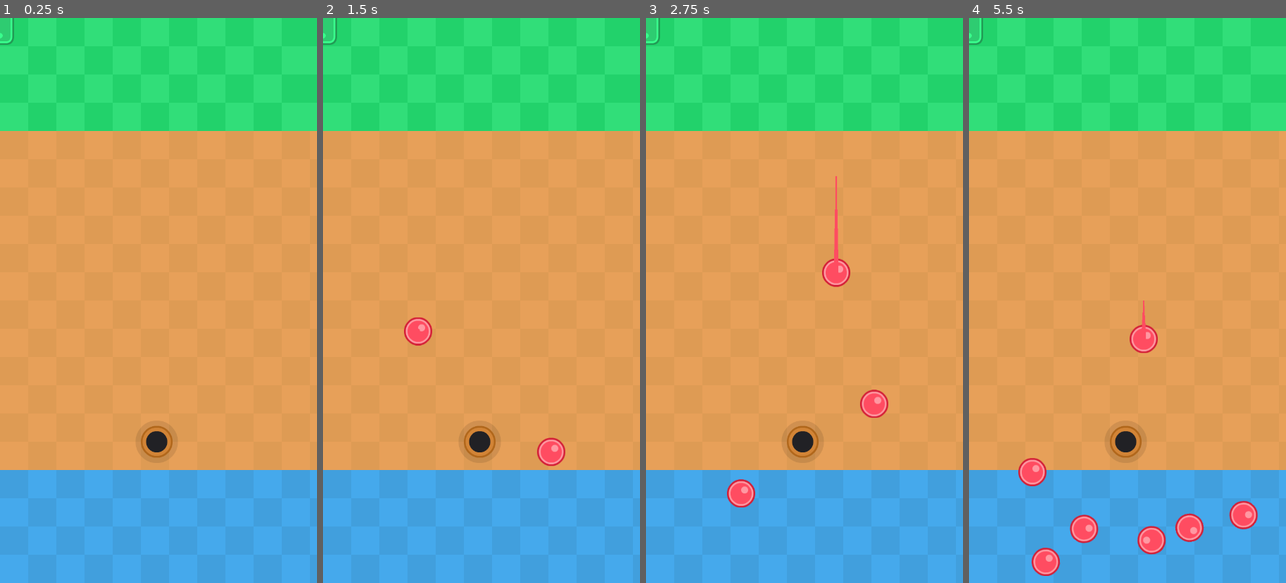
Above: before the commit, frames 1-4 (left to right).
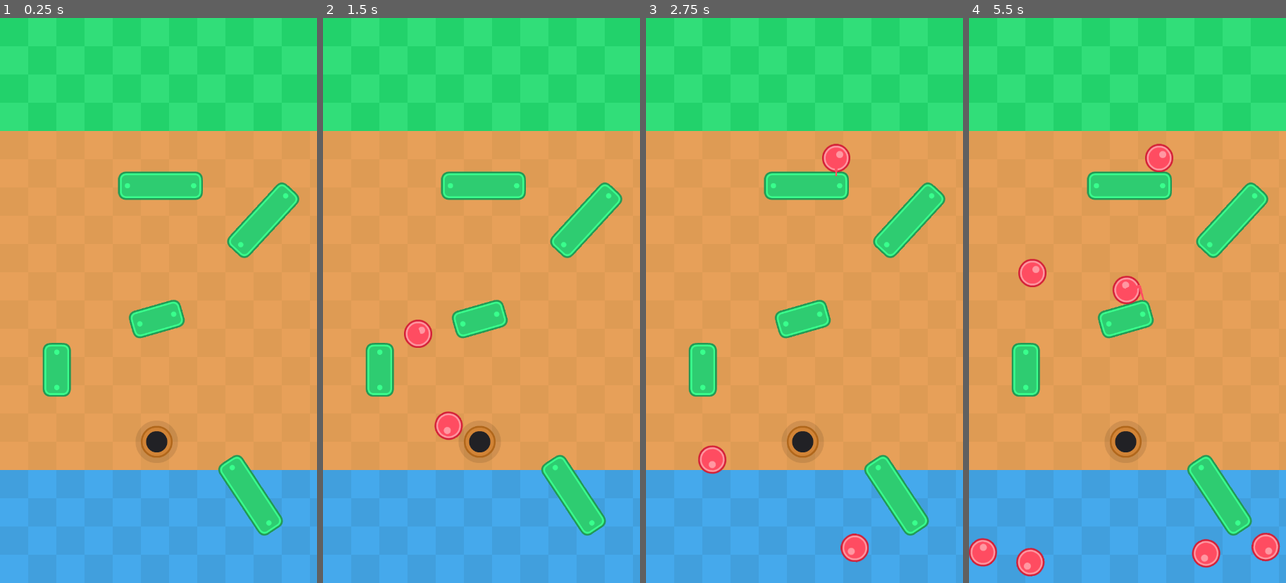
Above: after the commit, the same moments.

Repository: DaydreamerSY/Drop-d-Ball
Game: Godot game, scene res://Main.tscn
The game is run twice, just before and just after one commit, with the same random seed, the same clock (stepped at 60 frames per second) and the same inputs.
Inputs (mouse positions are in pixels of both pictures, inside the frame that each line leads up to):
- Up to frame 1 (0.25 s): no input
- Up to frame 2 (1.5 s): tap Enter at 0.5 s; move the mouse to (551, 272) at 0.52 s; press the mouse at (551, 272) at 0.53 s; move the mouse to (418, 328) at 1.27 s; release the mouse at (418, 328) at 1.28 s; click (418, 328) at 1.35 s
- Up to frame 3 (2.75 s): move the mouse to (836, 176) at 2.02 s; press the mouse at (836, 176) at 2.03 s
- Up to frame 4 (5.5 s): move the mouse to (1111, 413) at 2.77 s; release the mouse at (1111, 413) at 2.78 s; click (1111, 413) at 2.85 s; move the mouse to (1222, 385) at 3.52 s; press the mouse at (1222, 385) at 3.53 s; move the mouse to (1032, 215) at 4.27 s; release the mouse at (1032, 215) at 4.28 s; click (1032, 215) at 4.35 s; move the mouse to (1143, 300) at 5.02 s; press the mouse at (1143, 300) at 5.03 s

The runs differ from the first frame. In frame 1, 5.8% of the frame differs, in the area x 0-95%, y 0-92%; in frame 2, 6.6%; in frame 3, 8.0%; in frame 4, 10%, in the area x 0-99%, y 0-99%.
Error before the commit: Invalid access to property or key 'rotation_degrees' on a base object of type 'null instance'. (res://Scripts/LevelMananger.gd:68)

Commit message:
update Level Design tool

Diff:
--- a/Main.tscn
+++ b/Main.tscn
@@ -7,7 +7,8 @@
 [ext_resource type="Script" path="res://Goal.gd" id="5_ro0li"]
 [ext_resource type="Texture2D" uid="uid://c56kosltirdaj" path="res://Assets/Retina/background_green.png" id="5_ugb3u"]
 [ext_resource type="PackedScene" uid="uid://clw4b1va66fjh" path="res://Scenes/Ball.tscn" id="6_1gf0n"]
-[ext_resource type="PackedScene" uid="uid://coke84qugsdct" path="res://Scenes/Bars/Wall1x2.tscn" id="6_7nhkw"]
+[ext_resource type="PackedScene" uid="uid://coke84qugsdct" path="res://Scenes/Walls/Wall1x2.tscn" id="6_7nhkw"]
+[ext_resource type="PackedScene" uid="uid://clxsmqy4tjd1l" path="res://Scenes/Walls/Wall1x3.tscn" id="9_7t7hc"]
 
 [sub_resource type="TileSetAtlasSource" id="TileSetAtlasSource_rummi"]
 texture = ExtResource("1_eprcj")
@@ -48,18 +49,61 @@
 [sub_resource type="CircleShape2D" id="CircleShape2D_mvehc"]
 radius = 24.0208
 
-[node name="Level" type="Node2D" node_paths=PackedStringArray("rotate_list")]
+[node name="Level" type="Node2D"]
 script = ExtResource("1_s65b2")
 ball_scene = ExtResource("6_1gf0n")
-rotate_list = [null]
-test_array = Array[Dictionary]([{
-"Moving": "-------",
-"Rotate": "-------",
+Walls_info = Array[Dictionary]([{
+"Moving": "---------------------",
+"Rotate": "---------------------",
 "moving": false,
 "moving_from": Vector2(0, 0),
 "moving_speed": 10,
 "moving_to": Vector2(0, 0),
-"name": &"Wall 1x2 1",
+"path": &"Wall 1x2 1",
+"rotate": false,
+"rotate_direction": 1,
+"rotate_speed": 1
+}, {
+"Moving": "---------------------",
+"Rotate": "---------------------",
+"moving": false,
+"moving_from": Vector2(0, 0),
+"moving_speed": 10,
+"moving_to": Vector2(0, 0),
+"path": &"Wall 1x3 1",
+"rotate": false,
+"rotate_direction": 1,
+"rotate_speed": 1
+}, {
+"Moving": "---------------------",
+"Rotate": "---------------------",
+"moving": false,
+"moving_from": Vector2(0, 0),
+"moving_speed": 10,
+"moving_to": Vector2(0, 0),
+"path": &"Wall 1x2 2",
+"rotate": false,
+"rotate_direction": 1,
+"rotate_speed": 1
+}, {
+"Moving": "---------------------",
+"Rotate": "---------------------",
+"moving": false,
+"moving_from": Vector2(0, 0),
+"moving_speed": 10,
+"moving_to": Vector2(0, 0),
+"path": &"Wall 1x3 2",
+"rotate": false,
+"rotate_direction": 1,
+"rotate_speed": 1
+}, {
+"Moving": "---------------------",
+"Rotate": "---------------------",
+"moving": false,
+"moving_from": Vector2(0, 0),
+"moving_speed": 10,
+"moving_to": Vector2(0, 0),
+"path": &"Wall 1x3 3",
 "rotate": false,
 "rotate_direction": 1,
 "rotate_speed": 1
@@ -118,6 +162,23 @@
 [node name="Walls" type="Node2D" parent="."]
 
 [node name="Wall 1x2 1" parent="Walls" instance=ExtResource("6_7nhkw")]
+position = Vector2(356, 682)
+rotation = 2599.39
+
+[node name="Wall 1x3 1" parent="Walls" instance=ExtResource("9_7t7hc")]
+position = Vector2(598, 458)
+rotation = 0.745203
+
+[node name="Wall 1x2 2" parent="Walls" instance=ExtResource("6_7nhkw")]
+position = Vector2(129, 797)
+
+[node name="Wall 1x3 2" parent="Walls" instance=ExtResource("9_7t7hc")]
+position = Vector2(569, 1081)
+rotation = 432.954
+
+[node name="Wall 1x3 3" parent="Walls" instance=ExtResource("9_7t7hc")]
+position = Vector2(365, 380)
+rotation = 1.5708
 
 [connection signal="body_entered" from="Goal/Area2D" to="Goal" method="_on_area_2d_body_entered"]
 [connection signal="child_entered_tree" from="Walls" to="." method="_on_walls_child_entered_tree"]
--- a/Scenes/Ball.tscn
+++ b/Scenes/Ball.tscn
@@ -13,6 +13,7 @@
 position = Vector2(-39, -40)
 disable_mode = 1
 physics_material_override = SubResource("PhysicsMaterial_lnnd3")
+gravity_scale = 2.0
 script = ExtResource("1_2ujmr")
 
 [node name="Skin" type="TextureRect" parent="."]
@@ -32,3 +33,9 @@
 
 [node name="CollisionShape2D" type="CollisionShape2D" parent="."]
 shape = SubResource("CircleShape2D_1g0i8")
+
+[node name="DisappearTimer" type="Timer" parent="."]
+wait_time = 15.0
+autostart = true
+
+[connection signal="timeout" from="DisappearTimer" to="." method="_on_disappear_timer_timeout"]
--- a/Scripts/Ball.gd
+++ b/Scripts/Ball.gd
@@ -33,3 +33,8 @@
 
 		# Make the ball static  and disable collision after the current frame's physics step
 		# make_static_deferred()
+
+
+func _on_disappear_timer_timeout():
+	#queue_free()
+	pass # Replace with function body.
--- a/Scripts/LevelMananger.gd
+++ b/Scripts/LevelMananger.gd
@@ -4,16 +4,16 @@
 
 @export var ball_scene: PackedScene
 
-@export var rotate_list: Array[Node2D]
-@export var test_array: Array[Dictionary]
+#@export var rotate_list: Array[Node2D]
+@export var Walls_info: Array[Dictionary]
 
 var wall_info_placeholder = {
-	"name": null,
-	"Rotate": "-------",
+	"path": null,
+	"Rotate": "---------------------",
 	"rotate": false,
 	"rotate_direction": 1,
 	"rotate_speed": 1,
-	"Moving": "-------",
+	"Moving": "---------------------",
 	"moving": false,
 	"moving_from": Vector2(0, 0),
 	"moving_to": Vector2(0, 0),
@@ -51,6 +51,7 @@
 
 	if Engine.is_editor_hint():
 		#print("something changes in tree")
+		wall_do_action(_delta)
 		pass
 
 	if not Engine.is_editor_hint():
@@ -63,9 +64,20 @@
 				old_ball_position = new_ball_position
 				ball_tracker.add_point(current_ball.global_position)
 			new_ball_position = current_ball.global_position
+		wall_do_action(_delta)
 
-		for rotate_wall in rotate_list:
-			rotate_wall.rotation_degrees += 1
+	#wall_do_action(_delta)
+
+
+
+	pass
+
+func wall_do_action(delta):
+	for wall in Walls_info:
+		if wall["rotate"]:
+			#print("rotate node: ", wall["path"])
+			#print("rotate node: ", get_node("Walls/" + wall["path"]))
+			get_node("Walls/" + wall["path"]).rotate(1 * delta)
 
 	pass
 
@@ -98,35 +110,35 @@
 	# loop through new list of wall
 	for _wall in _list_of_wall:
 		# check if wall has data based on wall's name
-		for current_wall in test_array:
+		for current_wall in Walls_info:
 			#
-			if _wall.name == current_wall["name"]:
+			if _wall.get_path() == current_wall["path"]:
 				_keep_values.append(current_wall)
 				break
 
 
 
-	test_array = []
+	Walls_info = []
 
 	for i in range(len(_list_of_wall)):
 		var _temp_info = wall_info_placeholder.duplicate(true)
 		_temp_info["id"] = i
 		_temp_info["name"] = _list_of_wall[i].name
-		test_array.append(_temp_info)
+		Walls_info.append(_temp_info)
 	pass
 
 func add_new_wall(node):
 	var _temp_info = wall_info_placeholder.duplicate(true)
 	#_temp_info["id"] = node
-	_temp_info["name"] = node.name
-	test_array.append(_temp_info)
+	_temp_info["path"] = node.name
+	Walls_info.append(_temp_info)
 	pass
 
 
 func remove_wall(node):
-	for i in range(len(test_array)):
-		if test_array[i]["name"] == node.name:
-			test_array.remove_at(i)
+	for i in range(len(Walls_info)):
+		if Walls_info[i]["path"] == node.name:
+			Walls_info.remove_at(i)
 			break
 	pass
 
Not shown: 1 places in Main.tscn that only renumber resources
Renamed: Scenes/Bars/Wall1x2.tscn -> Scenes/Walls/Wall1x2.tscn
Renamed: Scenes/Bars/Wall1x3.tscn -> Scenes/Walls/Wall1x3.tscn
